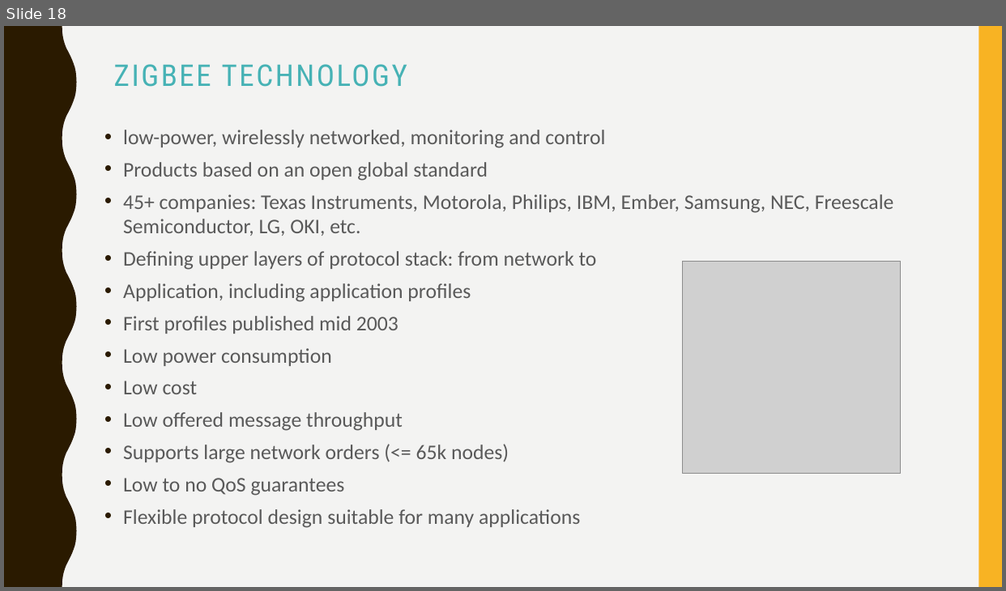
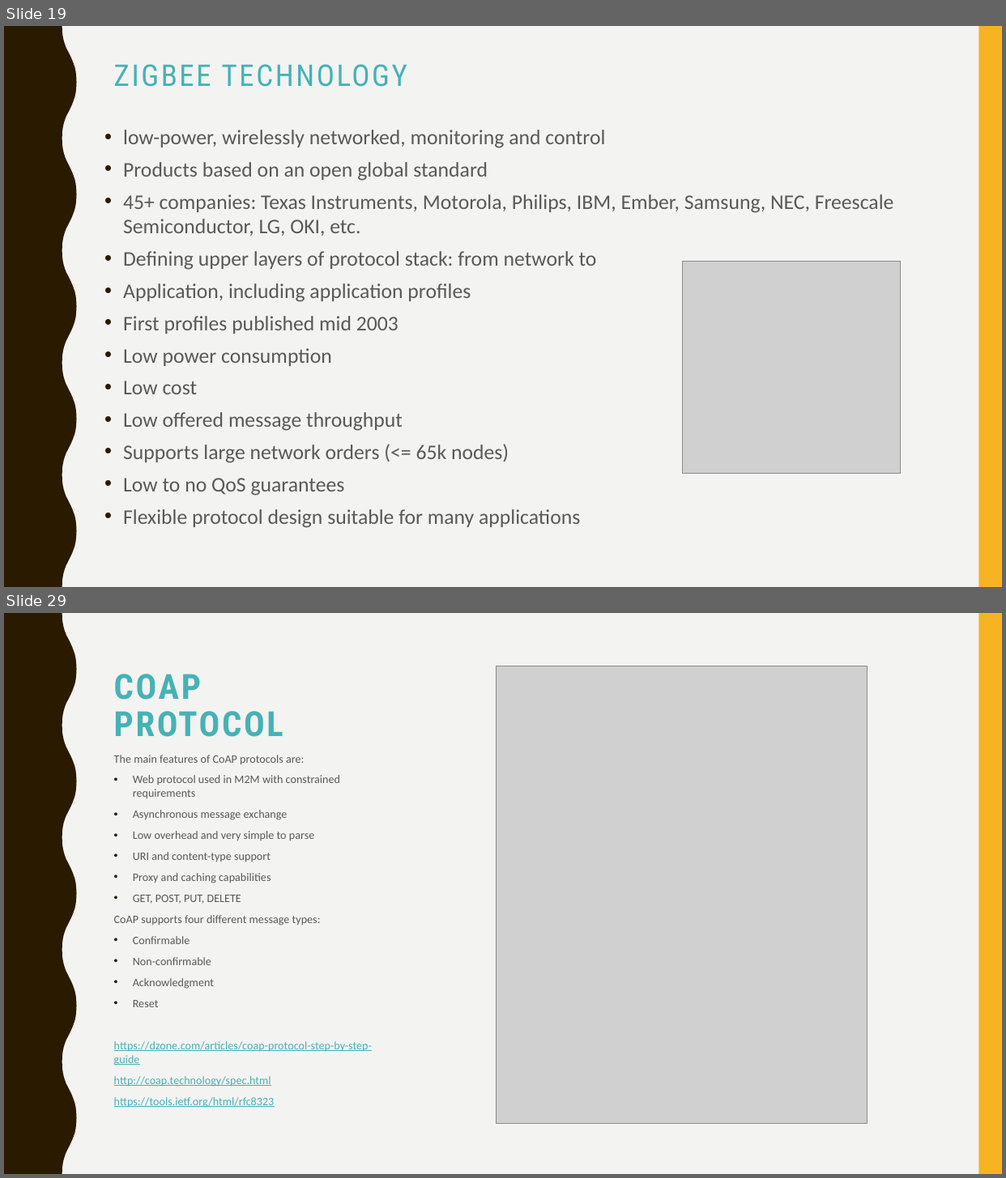
Before and after one commit to vladipirogov/IOT_presentation, a slide deck: Network Data Transfer Protocols in IoT & Embedded.pptx. Shown one above the other, each under a label of ours: slide 18 before the commit, slides 19 and 29 after it; the slides between them are not shown. The pictures are 1006x591 and 1006x1178 pixels, drawn with LibreOffice and Linux fonts; fonts in the diff are those of the drawing; grey boxes stand for pictures. Boxes give left, top, right and bottom in pixels: in the first picture for what was removed or moved away, otherwise in the second. Text is boxed around its words. In the diff, an @@ line names an element or a change of style, - is before the commit and + after.

Commit message:
Application protocols

```diff
--- a/Network Data Transfer Protocols in IoT & Embedded.pptx
+++ b/Network Data Transfer Protocols in IoT & Embedded.pptx
@@ slide 29 added at (4,613,1002,1174), background #F3F3F2; not listed: 2 template elements that a slide beside it also shows @@
@@ title added at (114,674,283,737), 33.3 pt, text #46B2B5, bold @@
+COAP PROTOCOL
@@ picture added at (496,666,867,1124) @@
@@ text added at (114,755,372,1108), 11 pt, text #595959 @@
+The main features of CoAP protocols are:
+• Web protocol used in M2M with constrained requirements
+• Asynchronous message exchange
+• Low overhead and very simple to parse
+• URI and content-type support
+• Proxy and caching capabilities
+• GET, POST, PUT, DELETE
+CoAP supports four different message types:
+• Confirmable
+• Non-confirmable
+• Acknowledgment
+• Reset
+https://dzone.com/articles/coap-protocol-step-by-step-guide
+http://coap.technology/spec.html
+https://tools.ietf.org/html/rfc8323
@@ what was slide 18 is now slide 19 @@
```
Also in this commit, not shown: 4 slides changed, 15 other slides added.
